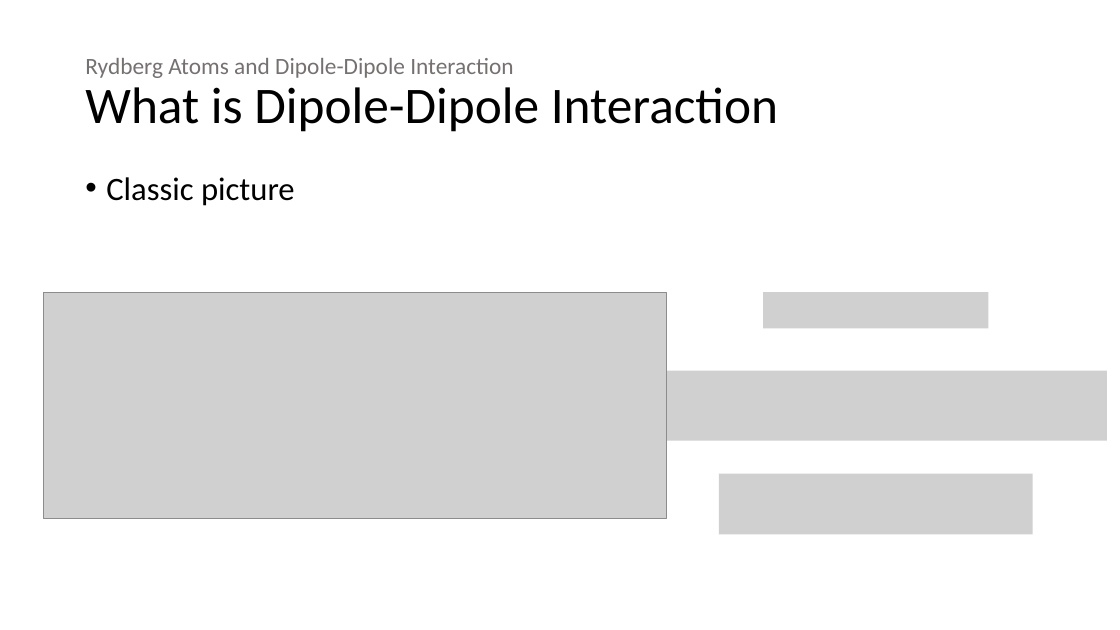
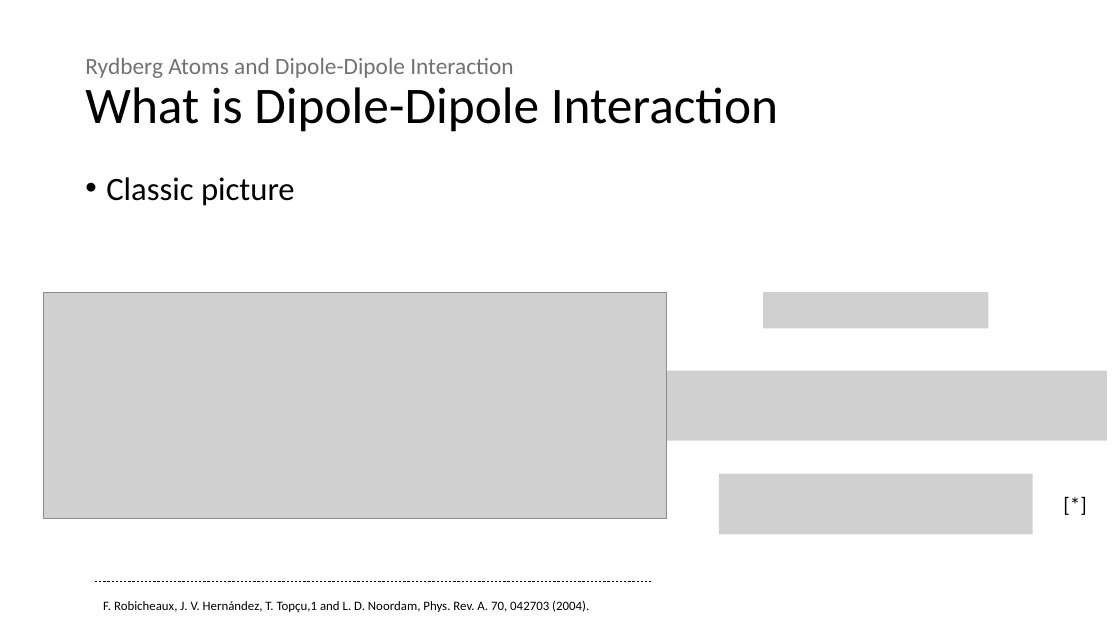
Before and after one commit to 545zhou/PHD-thesis, a slide deck: slide 4 of Presentation1.pptx. Drawn at 1120x630 pixels with LibreOffice and Linux fonts; fonts in the diff are those of the drawing; grey boxes stand for pictures. Boxes give left, top, right and bottom in pixels: in the first picture for what was removed or moved away, otherwise in the second. Text is boxed around its words. In the diff, an @@ line names an element or a change of style, - is before the commit and + after.

```diff
--- a/Presentation1.pptx
+++ b/Presentation1.pptx
@@ text added at <box>1055,487,1107,521</box>, 18 pt, text #000000 @@
+[*]
@@ line added from (95, 581) to (651, 581), #000000 0.5 pt dashed @@
@@ text added at <box>103,601,589,612</box>, 11 pt, text #000000 @@
+F. Robicheaux, J. V. Hernández, T. Topçu,1 and L. D. Noordam, Phys. Rev. A. 70, 042703 (2004).
```
Also in this commit, not shown: 6 other slides changed.
